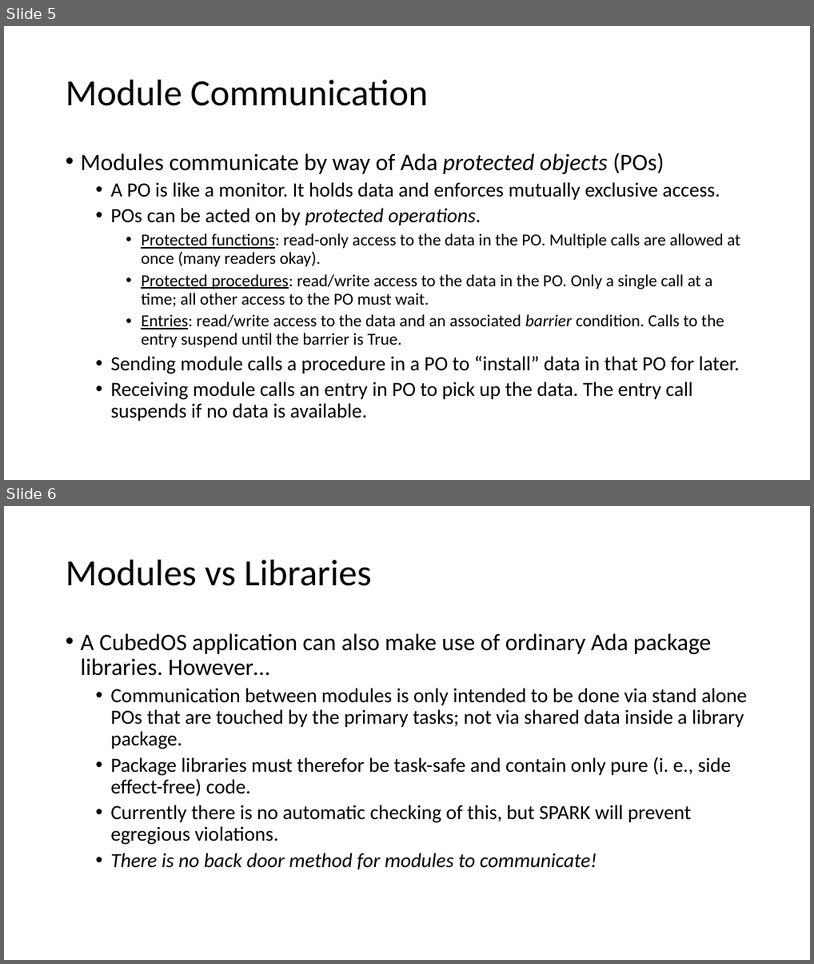
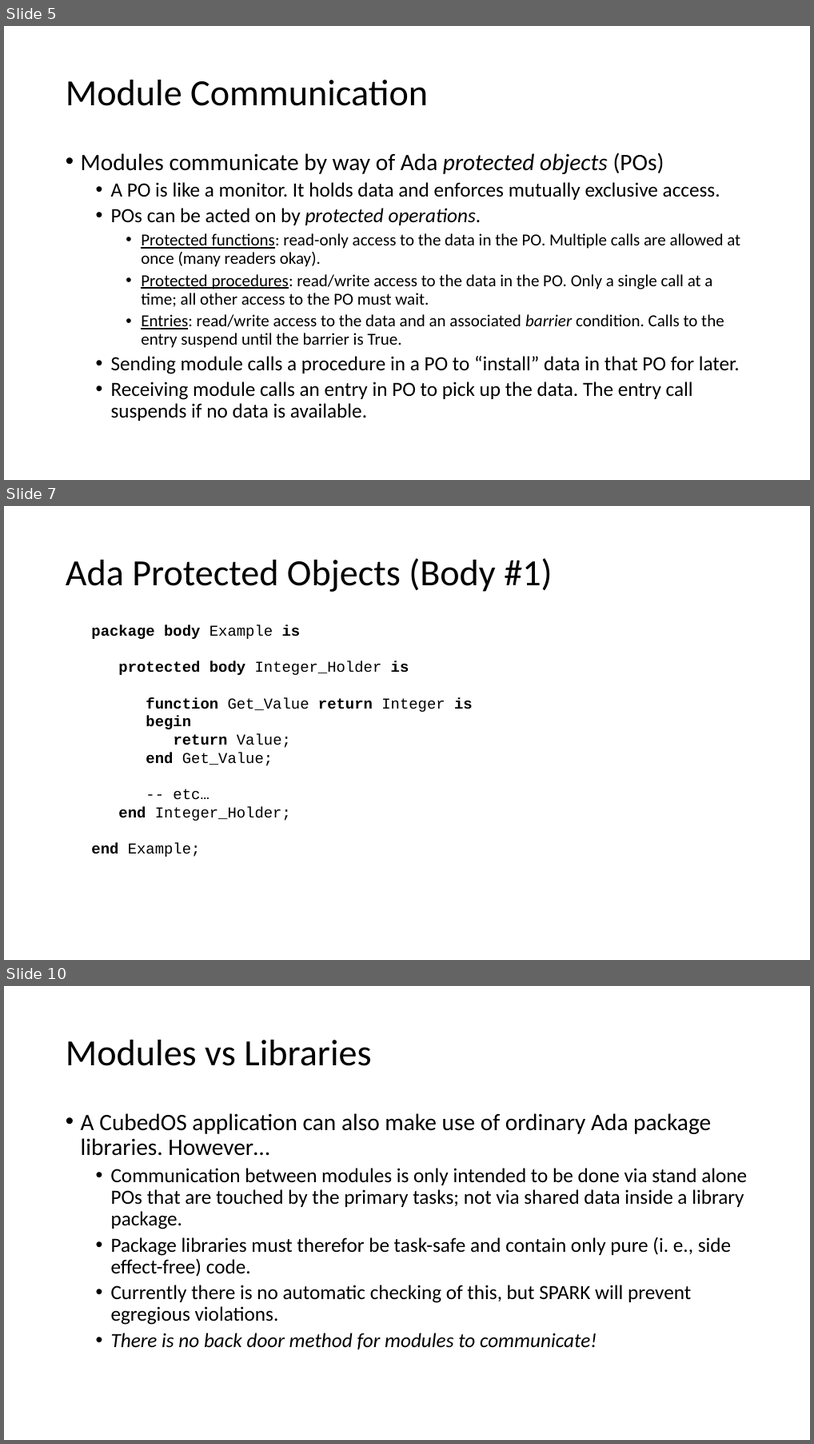
Before and after one commit to cubesatlab/cubedos, a slide deck: doc/Presentations/CubedOS-Architecture.pptx. Shown one above the other, each under a label of ours: slides 5 and 6 before the commit, slides 5, 7 and 10 after it; the slides between them are not shown. The pictures are 814x964 and 814x1444 pixels, drawn with LibreOffice and Linux fonts; fonts in the diff are those of the drawing. Boxes give left, top, right and bottom in pixels: in the first picture for what was removed or moved away, otherwise in the second. Text is boxed around its words. In the diff, an @@ line names an element or a change of style, - is before the commit and + after.

Commit message:
Added some slides showing an example of a protected object.

```diff
--- a/doc/Presentations/CubedOS-Architecture.pptx
+++ b/doc/Presentations/CubedOS-Architecture.pptx
@@ slide 7 added at (x1=4, y1=506, x2=810, y2=960), background #FFFFFF @@
@@ title added at (x1=66, y1=558, x2=552, y2=592), 44 pt, text #000000 @@
+Ada Protected Objects (Body #1)
@@ text added at (x1=91, y1=625, x2=473, y2=856), 18 pt, text #000000 @@
+package body Example is
+protected body Integer_Holder is
+function Get_Value return Integer is
+begin
+return Value;
+end Get_Value;
+-- etc…
+end Integer_Holder;
+end Example;
@@ what was slide 6 is now slide 10 @@
```
Also in this commit, not shown: 1 slide changed, 3 other slides added.
